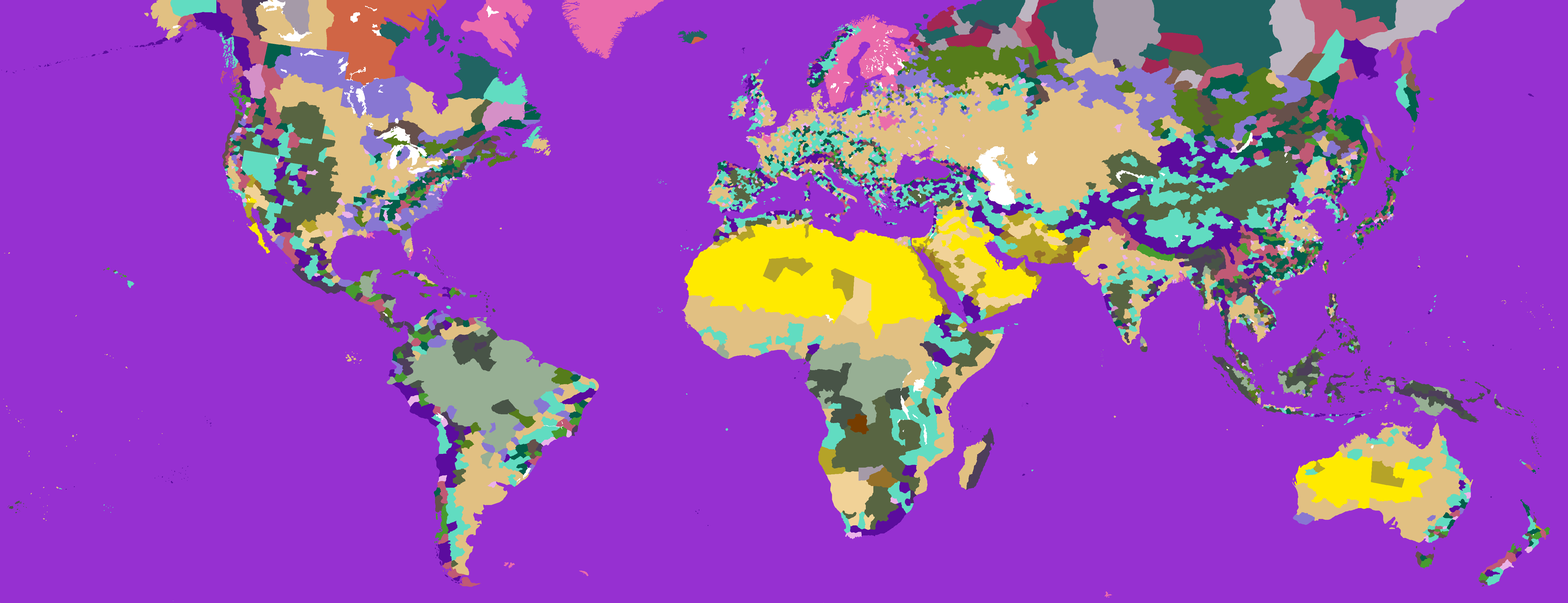
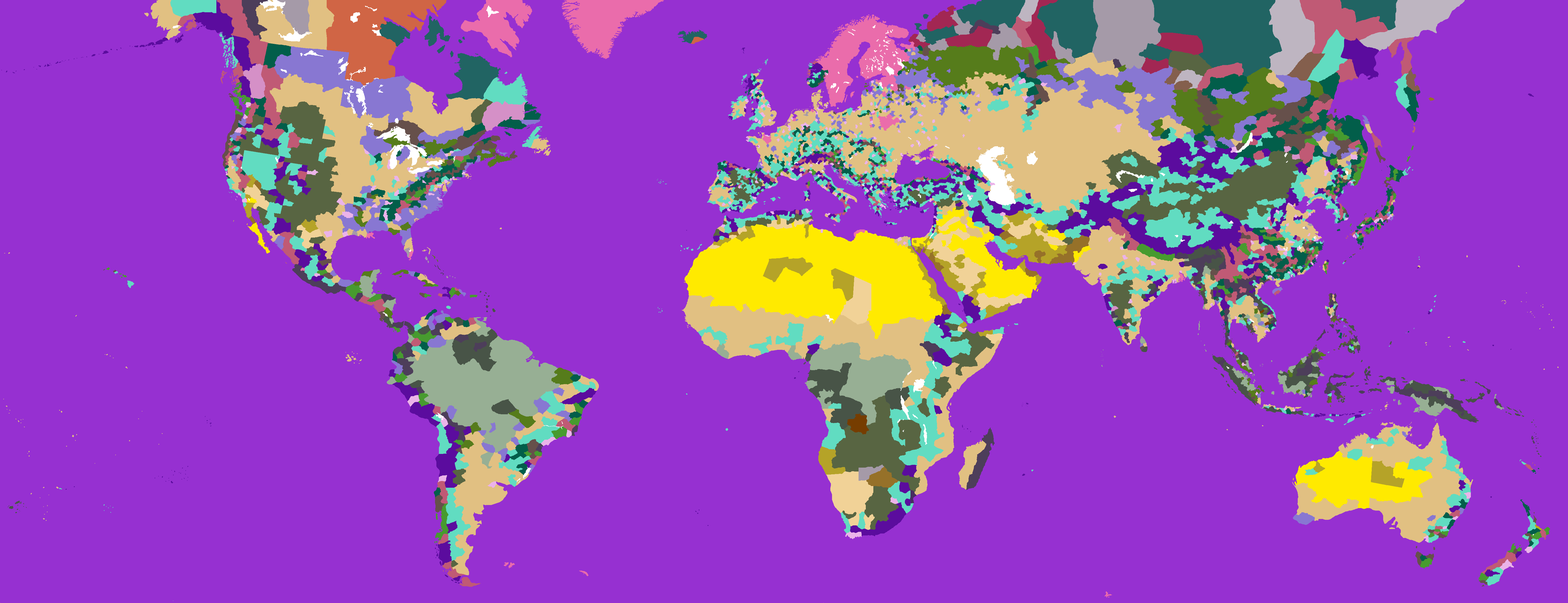
Layers edited between the first and the second 1568 x 603 image:
painted on "terrain — flat colormap kopia.bmp" over [815, 23, 862, 71]
